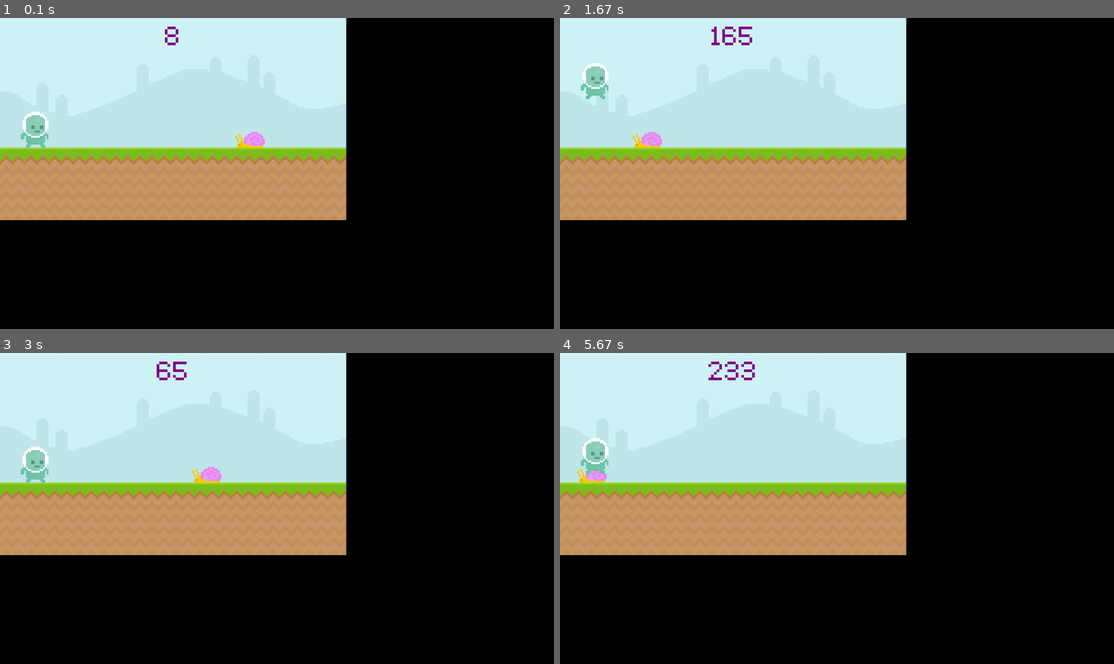
Above: before the commit, frames 1-4 (two rows, left to right).
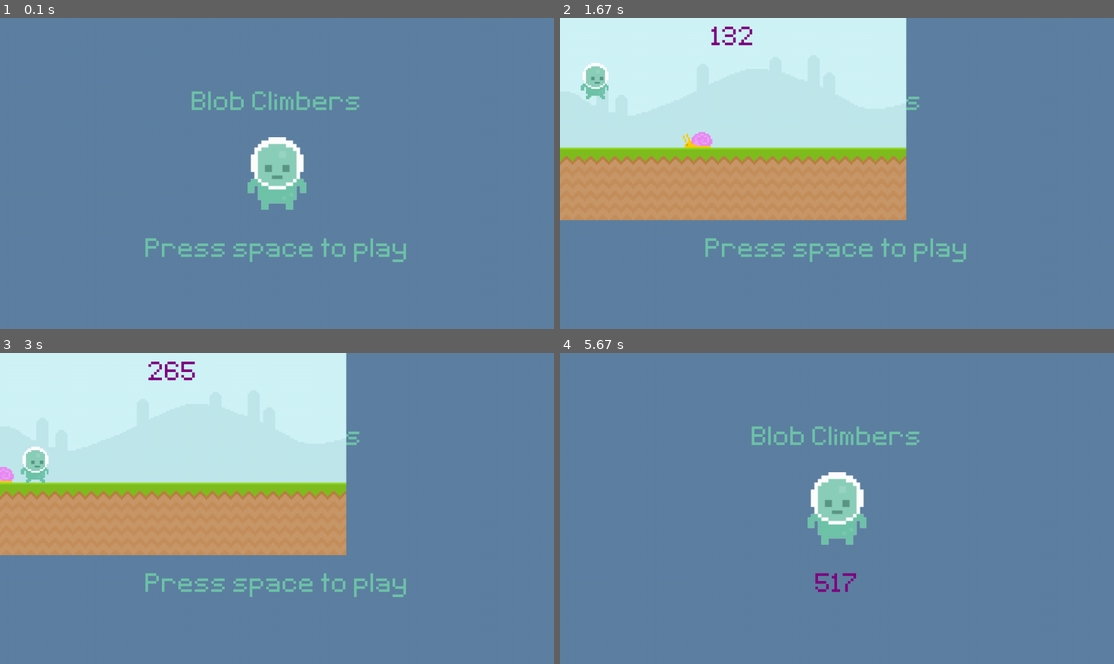
Above: after the commit, the same moments.

Repository: Zyphaex/pygame
Game: pygame game, started from main.py
The game is run twice, just before and just after one commit, with the same random seed, the same clock (stepped at 60 frames per second) and the same inputs.
Inputs (mouse positions are in pixels of both pictures, inside the frame that each line leads up to):
- Up to frame 1 (0.1 s): no input
- Up to frame 2 (1.67 s): tap Space at 0.33 s; click (837, 195) at 0.72 s; click (1041, 282) at 1.55 s
- Up to frame 3 (3 s): tap Space at 2.33 s
- Up to frame 4 (5.67 s): click (759, 443) at 3.22 s; click (1008, 502) at 4.05 s; click (676, 449) at 4.88 s

The runs differ from the first frame. In frame 1, 100% of the frame differs, in the area x 0-100%, y 0-100%; in frame 2, 60%; in frame 3, 60%; in frame 4, 100%.

Commit message:
Add main menu

Diff:
--- a/main.py
+++ b/main.py
@@ -8,14 +8,16 @@
     score_surf = font.render(f'{score}', False, PURPLE)
     score_rect = score_surf.get_rect(center = (400, 50))
     screen.blit(score_surf, score_rect)
+    return score
 
 pygame.init()
 pygame.display.set_caption('Blob Climbers')
 screen = pygame.display.set_mode((SCREEN_WIDTH, SCREEN_HEIGHT))
 clock = pygame.time.Clock()
 font = pygame.font.Font(FONT_PATH, 100)
-game_active = True
+game_active = False
 start_time = 0
+hiscore = 0
 
 sky_surf = pygame.image.load(SKY_PATH).convert()
 ground_surf = pygame.image.load(GROUND_PATH).convert()
@@ -26,6 +28,18 @@
 snail_rect = snail_surf.get_rect(midbottom = (600, 300))
 
 player_gravity = 0
+
+# Main Menu
+game_name = font.render('Blob Climbers', False, (111, 196, 169))
+game_name_rect = game_name.get_rect(center = (640, 200))
+
+player_stand = pygame.image.load('assets/graphics/player/player_stand.png').convert_alpha()
+player_stand_rect = player_stand.get_rect(center = (640, 360))
+player_stand = pygame.transform.rotozoom(player_stand, 0, 2)
+player_stand_rect = player_stand.get_rect(center = (640, 360))
+
+game_message = font.render('Press space to play', False, (111, 196, 169))
+game_message_rect = game_message.get_rect(center = (640, 540))
 
 while True:
     for event in pygame.event.get():
@@ -50,7 +64,10 @@
         # pygame.draw.rect(screen, PINK, score_rect)
         # pygame.draw.rect(screen, PINK, score_rect, 10)
         # screen.blit(score_surf, score_rect)
-        display_score()
+
+        # Hiscore
+        if display_score() >= hiscore:
+            hiscore = display_score()
 
         # Snail
         screen.blit(snail_surf, snail_rect)
@@ -69,6 +86,17 @@
         # Collision
         if snail_rect.colliderect(player_rect):
             game_active = False
+    else:
+        screen.fill((94, 129, 162))
+        screen.blit(game_name, game_name_rect)
+        screen.blit(player_stand, player_stand_rect)
+        score_message = font.render(f'{hiscore}', False, PURPLE)
+        score_message_rect = score_message.get_rect(center = (640, 540))
+
+        if hiscore == 0:
+            screen.blit(game_message, game_message_rect)
+        else:
+            screen.blit(score_message, score_message_rect)
 
     pygame.display.update()
     clock.tick(FPS)
